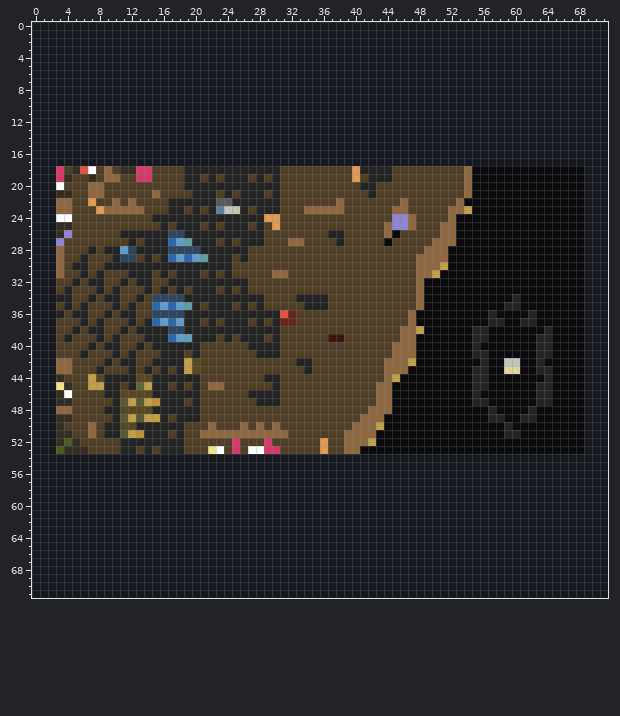
Sprite sheet, stored at 100level.png. Above, as it was before the edit.
The file is 72x72 pixels.
New version:
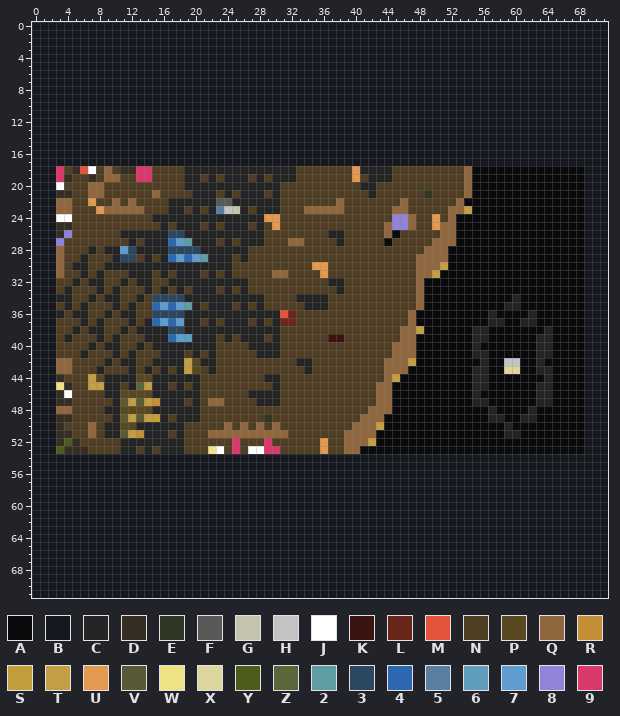
Palette (. is transparent): A #0b0b0e  B #15181f  C #242424  D #362e22  E #303824  F #595959  G #c3c3ae  H #c3c3c3  J #ffffff  K #3a150f  L #69261b  M #e5533b  N #503f24  P #594820  Q #90673e  R #c28f36  S #c29e3b  T #c29e46  U #e49950  V #595935  W #ede285  X #dcd69e  Y #4b5c1c  Z #59673b  2 #5f9da1  3 #2c4860  4 #2c67af  5 #5980a3  6 #5f9dba  7 #5f9dd1  8 #9183d7  9 #d9396a
Diff:
Changed rows in their new state; - is an unchanged pixel.
first column x 31:
18 CC------------------
19 CC------------------
21 ------------------E-
24 -------------------U
25 -------------------U
first column x 35:
30 UU--
31 -U--
32 --CC
33 ---C
first column x 21:
40 CC-------
41 -C-------
42 CC-------
43 -C-------
45 -NN------
47 -QQ------
49 --------E
50 -N-Q-----
51 N--------
Pixel boxes of the changes (left, top, right, bottom) in both pictures:
changed: (280, 166, 296, 182)
changed: (424, 190, 440, 230)
changed: (312, 262, 344, 294)
changed: (200, 342, 272, 438)
